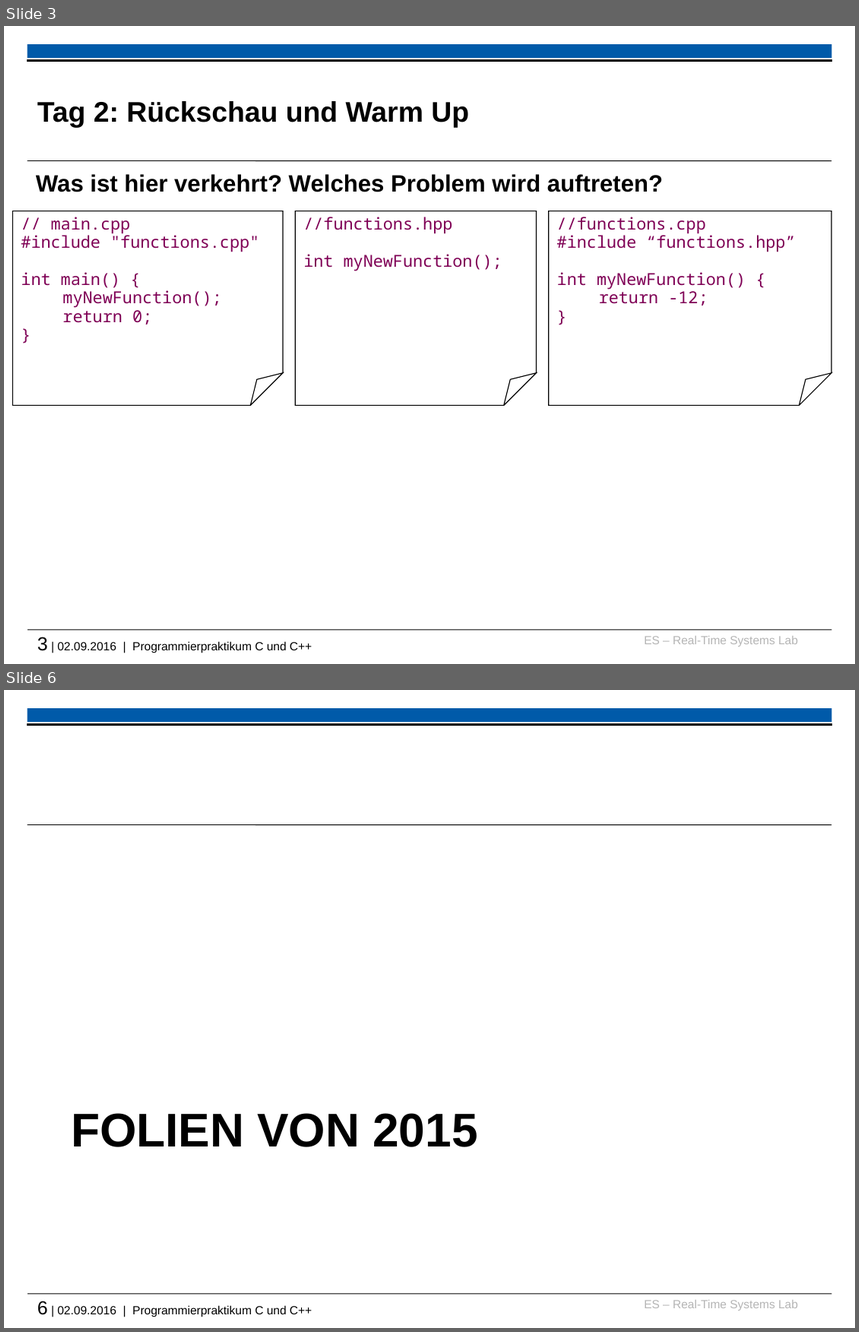
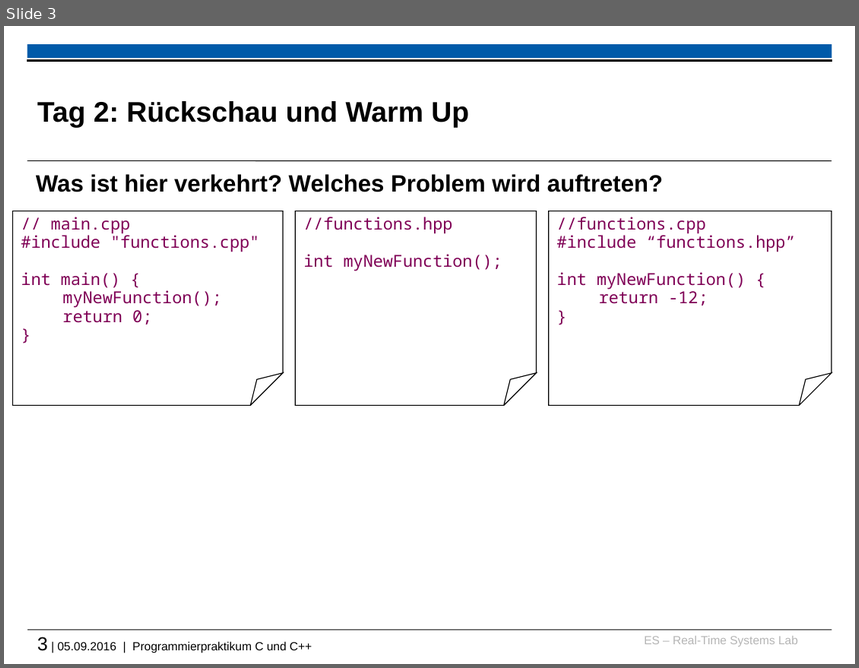
Before and after one commit to h82k/tud-cppp, a slide deck: 2016/week1__recap_and_warmup_slides.pptx. Shown one above the other, each under a label of ours: slides 3 and 6 before the commit, slide 3 after it; the slides between them are not shown. The pictures are 859x1332 and 859x668 pixels, drawn with LibreOffice and Linux fonts; fonts in the diff are those of the drawing; background and template pictures are left out. Boxes give left, top, right and bottom in pixels: in the first picture for what was removed or moved away, otherwise in the second. Text is boxed around its words. In the diff, an @@ line names an element or a change of style, - is before the commit and + after.

```diff
--- a/2016/week1__recap_and_warmup_slides.pptx
+++ b/2016/week1__recap_and_warmup_slides.pptx
@@ slide 6 removed at [4,690,855,1328], background #FFFFFF; not listed: 6 template elements that a slide beside it also shows @@
@@ title removed at [71,1113,477,1148] @@
-FOLIEN VON 2015
@@ text at [37,637,312,653]: text changed @@
-3 | 02.09.2016 | Programmierpraktikum C und C++
+3 | 05.09.2016 | Programmierpraktikum C und C++
```
Also in this commit, not shown: 2 slides changed, 2 slides added, 2 other slides removed, 2 other files.
